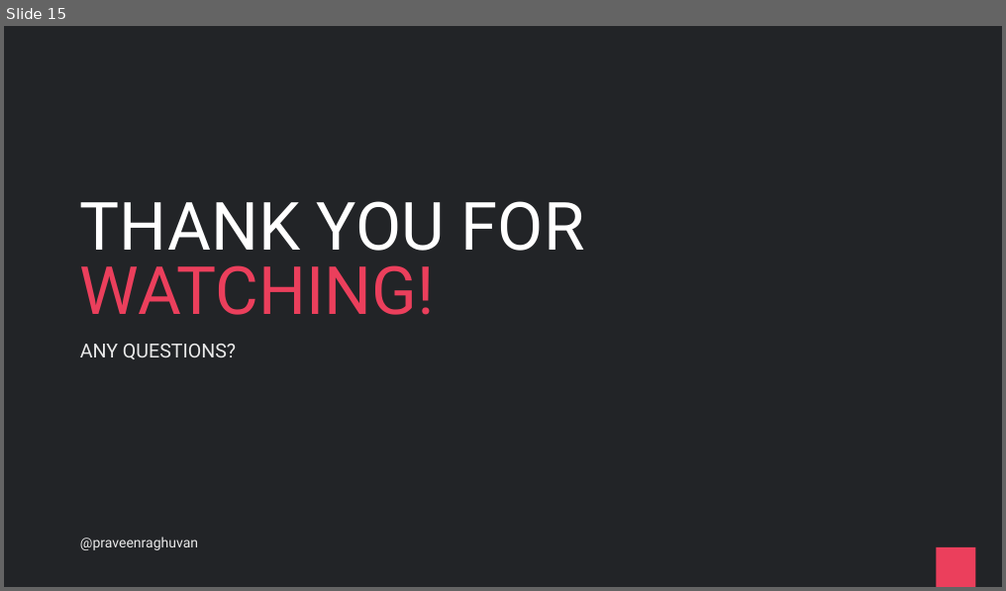
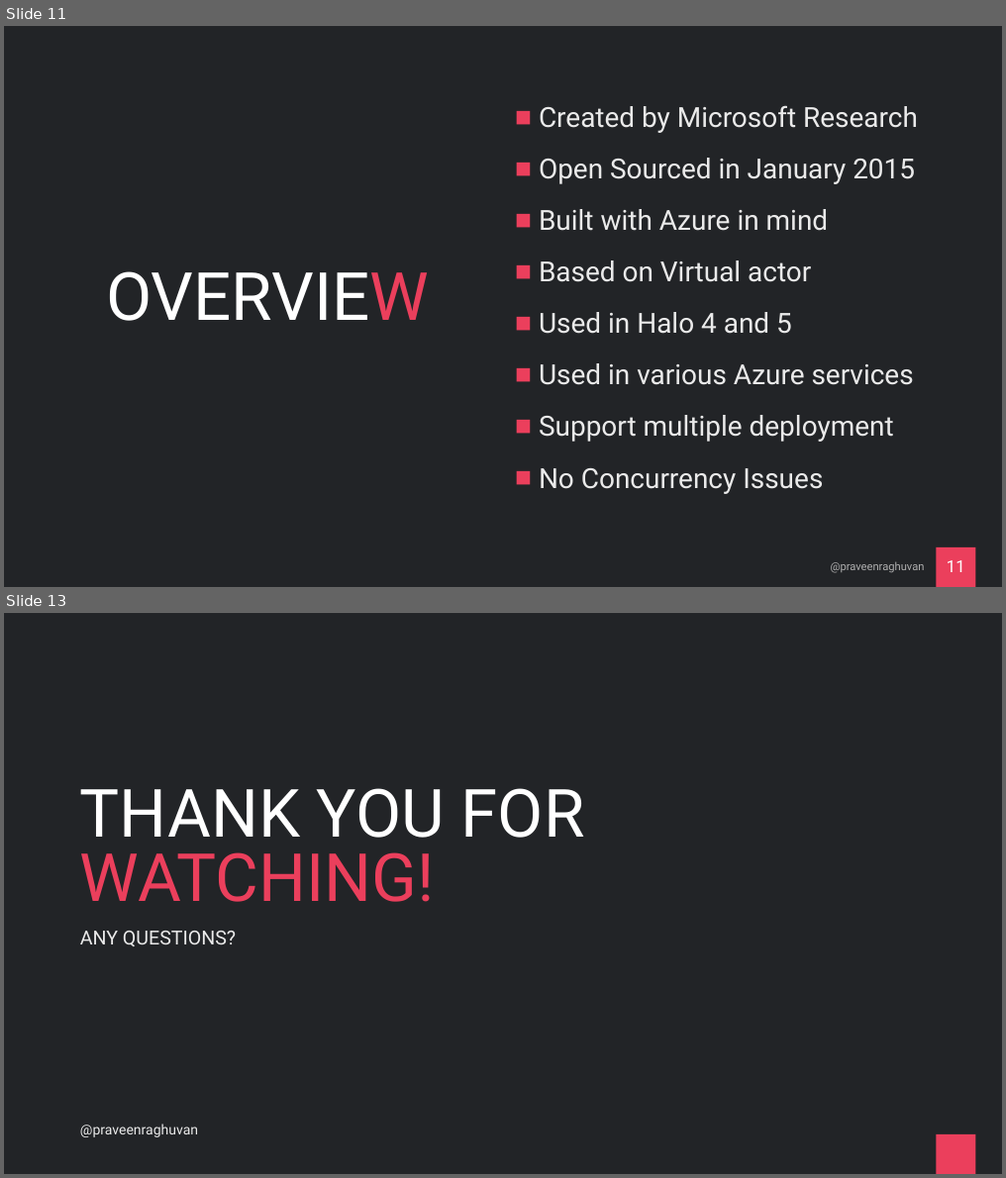
Before and after one commit to praveenraghuvanshi/tech-sessions, a slide deck: drafts/Orleans/ppt/Orleans_draft.pptx. Shown one above the other, each under a label of ours: slide 15 before the commit, slides 11 and 13 after it; the slides between them are not shown. The pictures are 1006x591 and 1006x1178 pixels, drawn with LibreOffice and Linux fonts; fonts in the diff are those of the drawing. Boxes give left, top, right and bottom in pixels: in the first picture for what was removed or moved away, otherwise in the second. Text is boxed around its words. In the diff, an @@ line names an element or a change of style, - is before the commit and + after.

Commit message:
Update Microsoft Orleans.md, Orleans_draft.pptx, and 7 more files...

```diff
--- a/drafts/Orleans/ppt/Orleans_draft.pptx
+++ b/drafts/Orleans/ppt/Orleans_draft.pptx
@@ slide 11 added at <box>4,26,1002,587</box>, background #222427; not listed: 1 template element that a slide beside it also shows @@
@@ text added at <box>539,105,918,494</box>, 40 pt, text #EAEAEA @@
+■ Created by Microsoft Research
+■ Open Sourced in January 2015
+■ Built with Azure in mind
+■ Based on Virtual actor
+■ Used in Halo 4 and 5
+■ Used in various Azure services
+■ Support multiple deployment
+■ No Concurrency Issues
@@ title added at <box>106,272,429,321</box>, 96 pt, text #FFFFFF @@
+OVERVIEW
@@ text added at <box>831,563,925,573</box>, 16 pt, text #B0B0B0 @@
+@praveenraghuvan
@@ page number added at <box>946,561,965,572</box>, 24 pt, text #FFFFFF @@
+11
@@ what was slide 15 is now slide 13 @@
```
Also in this commit, not shown: 3 slides changed, 1 other slide added, 4 slides removed, 8 other files.
